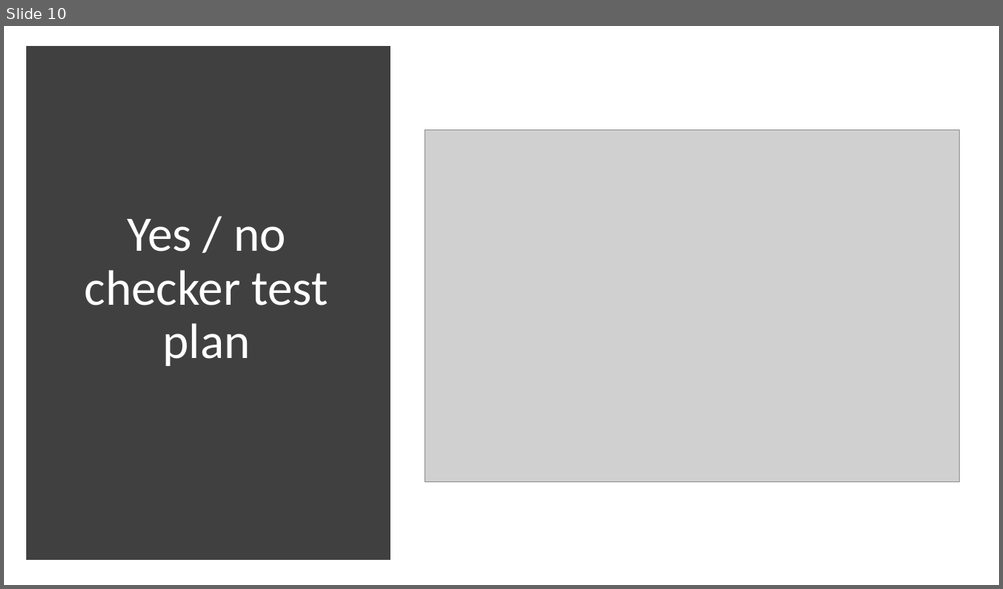
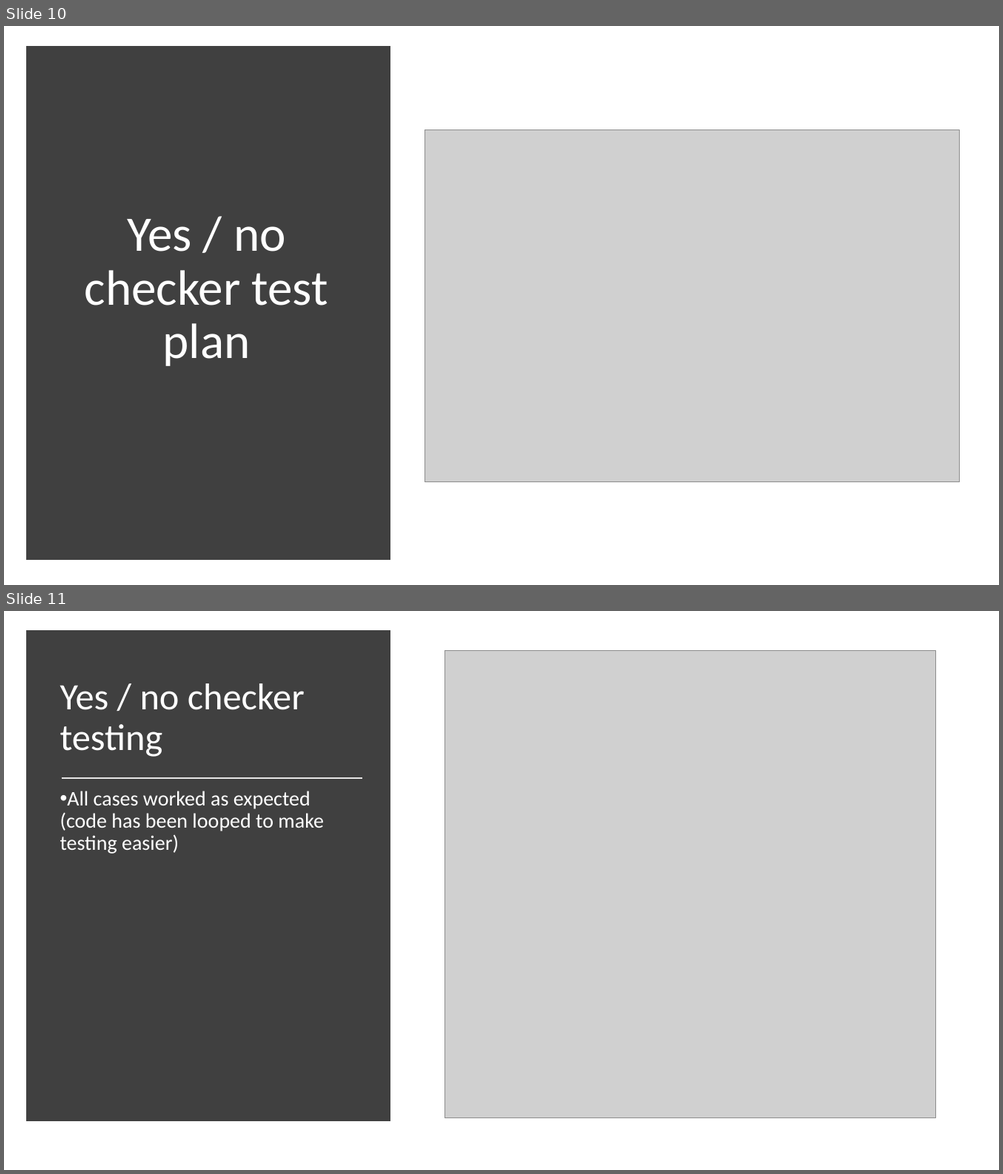
Before and after one commit to Armaan516/01-Lucky_Unicorn, a slide deck: lucky_unicorn_slides.pptx. Shown one above the other, each under a label of ours: slide 10 before the commit, slides 10 and 11 after it. The pictures are 1003x589 and 1003x1174 pixels, drawn with LibreOffice and Linux fonts; fonts in the diff are those of the drawing; grey boxes stand for pictures. Boxes give left, top, right and bottom in pixels: in the first picture for what was removed or moved away, otherwise in the second. Text is boxed around its words. In the diff, an @@ line names an element or a change of style, - is before the commit and + after.

Commit message:
Yes / no checker

```diff
--- a/lucky_unicorn_slides.pptx
+++ b/lucky_unicorn_slides.pptx
@@ slide 11 added at bbox=[4, 611, 999, 1170], background #FFFFFF @@
@@ rectangle added at bbox=[31, 635, 385, 1117], fill #404040, outline #404040 10 pt @@
@@ picture added at bbox=[444, 650, 935, 1119] @@
@@ title added at bbox=[60, 684, 304, 757], 36 pt, text #FFFFFF @@
+Yes / no checker testing
@@ line added from (62, 778) to (362, 778), #E7E6E6 1.75 pt @@
@@ text added at bbox=[60, 791, 324, 854], 20 pt, text #FFFFFF @@
+• All cases worked as expected (code has been looped to make testing easier)
```
Also in this commit, not shown: 1 other file.
